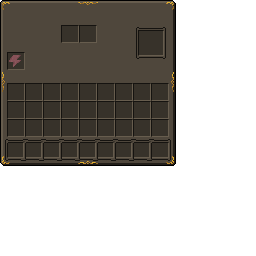
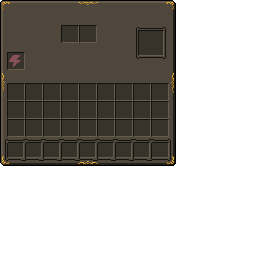
Layer changes from the first 256px x 256px image to the second:
removed layer "background" over [2, 72, 174, 93]
renamed "slot_large.png" to "te_background.png", painted on it over [2, 72, 174, 93]
